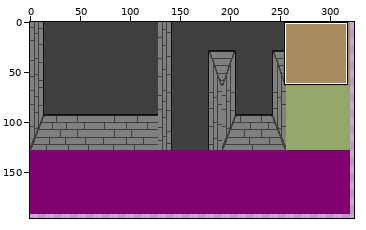
Edited in one commit: sprite sheet (Opengl/Textures/Atlas.png). Above: a wide view before the commit, with the close-up outlined.
Close-up. Before:
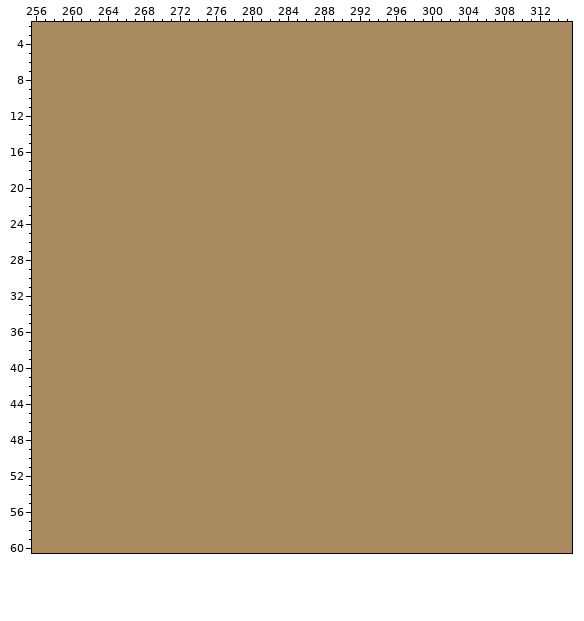
The file is 512x512 pixels. Colours within 5 levels of each other are drawn and written as one. Shown: x 256..315, y 2..60. The wide view leaves out empty margins. The commit also changed other parts of the picture, which this record leaves out.
After:
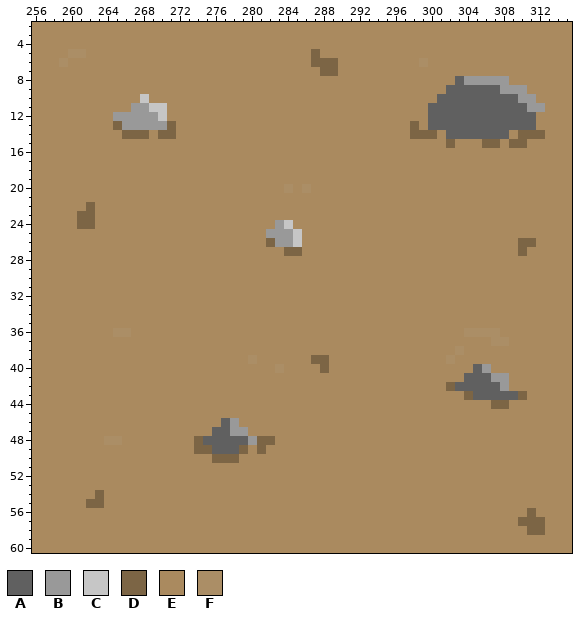
Palette (. is transparent): A #606060  B #999999  C #c6c6c6  D #7c6545  E #aa8a5f  F #ab8e66
Difference:
Changed rows in their new state; - is an unchanged pixel.
first column x 259:
 5 -FF-------------------------D-------------------------
 6 F---------------------------DDD---------F-------------
 7 -----------------------------DD-----------------------
 8 --------------------------------------------ABBBBB----
 9 -------------------------------------------AAAAAABBB--
10 ---------C--------------------------------AAAAAAAAABB-
11 --------BBCC-----------------------------AAAAAAAAAAABB
12 ------BBBBBC-----------------------------AAAAAAAAAAAA-
13 ------DBBBBBD--------------------------D-AAAAAAAAAAAA-
14 -------DDD-DD--------------------------DDD-AAAAAAA-DDD
15 -------------------------------------------D---DD-DD--
first column x 261:
20 -----------------------F-F-------------------------
22 -D-------------------------------------------------
23 DD-------------------------------------------------
24 DD--------------------BC---------------------------
25 ---------------------BBBC--------------------------
26 ---------------------DBBC------------------------DD
27 -----------------------DD------------------------D-
first column x 264:
36 -FF-------------------------------------FFFF---
37 -------------------------------------------FF--
38 ---------------------------------------F-------
39 ----------------F------DD-------------F--------
40 -------------------F----D----------------AB----
41 ----------------------------------------AAABB--
42 --------------------------------------DAAAAAB--
43 ----------------------------------------DAAAAAD
44 -------------------------------------------DD--
46 -------------AB--------------------------------
47 ------------AABB-------------------------------
48 FF--------DAAAAABDD----------------------------
49 ----------DDAAAD-D-----------------------------
50 ------------DDD--------------------------------
first column x 262:
54 -D-------------------------------------------------
55 DD-------------------------------------------------
56 -------------------------------------------------D-
57 ------------------------------------------------DDD
58 -------------------------------------------------DD
